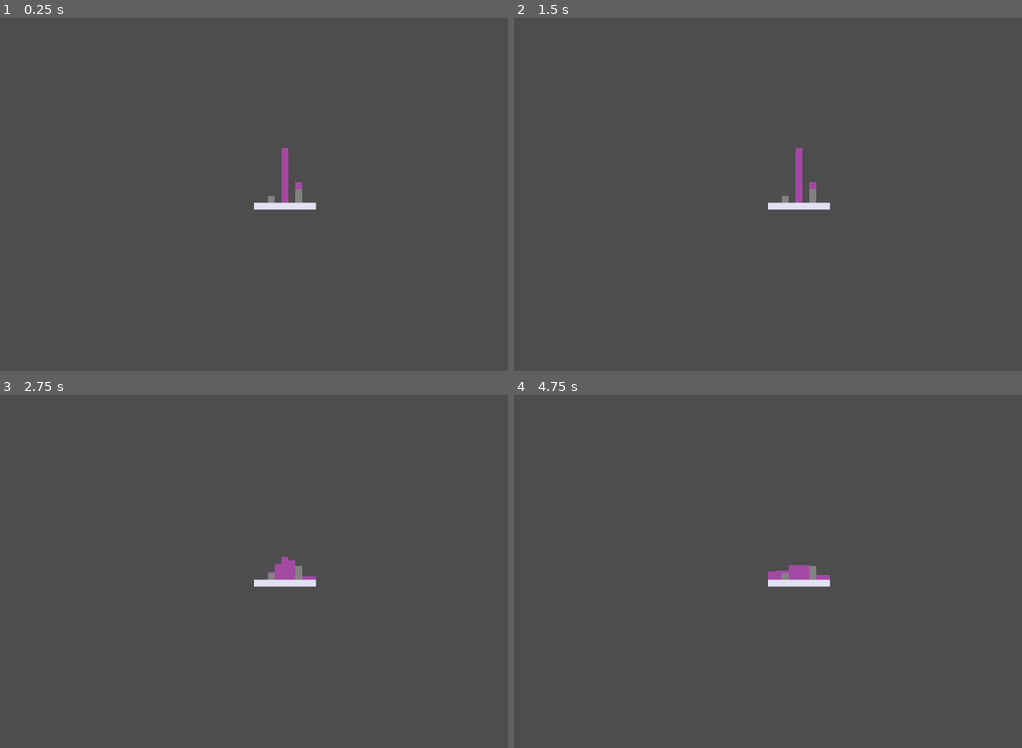
Above: before the commit, frames 1-4 (two rows, left to right).
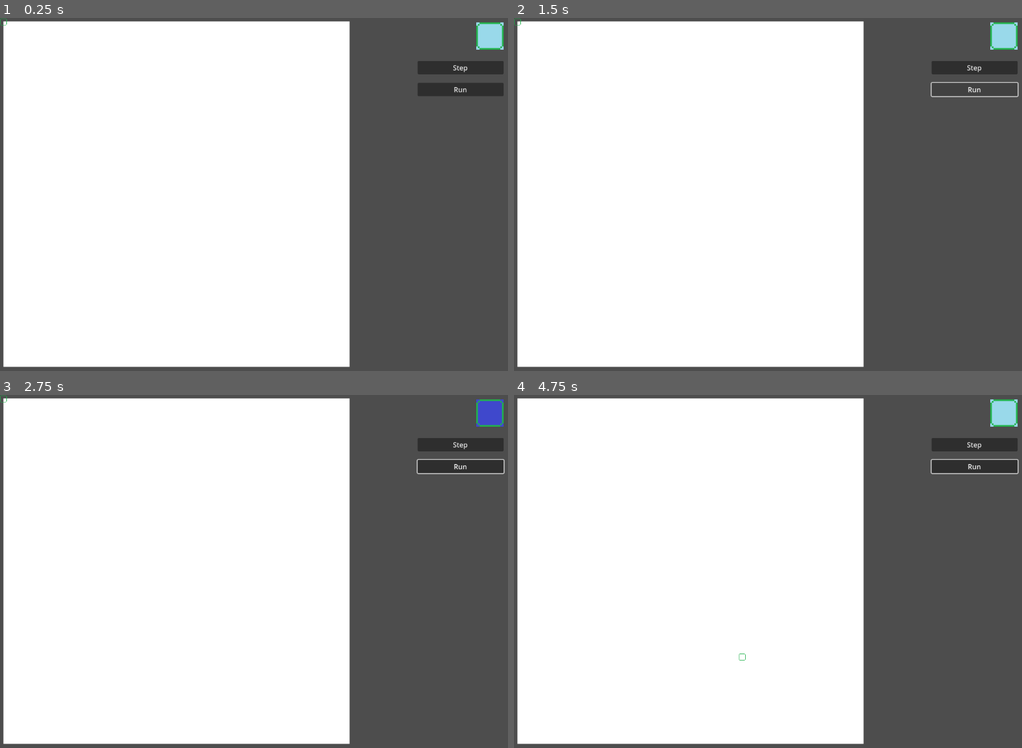
Above: after the commit, the same moments.

Repository: lycilph/GodotCreeper
Game: Godot game, scene res://CellularAutomata/cellular_automata_main.tscn
Two runs of this game, one before a commit and one after it. Both use one fixed random seed, a clock stepped at 60 frames per second and the inputs below. Before the commit the project starts from res://2D simulation/2d_simulation.tscn.
Inputs (mouse positions are in pixels of both pictures, inside the frame that each line leads up to):
- Up to frame 1 (0.25 s): no input
- Up to frame 2 (1.5 s): click (976, 67) at 0.5 s, where only the run after the commit has a clickable "Step"; click (976, 88) at 1.25 s, where only the run after the commit has a clickable "Run"
- Up to frame 3 (2.75 s): tap Enter (ui_accept) at 2, 2.27 s; move the mouse to (365, 560) at 2.02 s; hold Right (ui_right) from 2.03 s (still down); hold 1 (block_1, bound only after the commit) from 2.03 s (still down); click (365, 560) at 2.17 s; tap 2 (block_2, bound only after the commit) at 2.3 s
- Up to frame 4 (4.75 s): tap Enter (ui_accept) at 2.75, 3.02, 3.5, 4.25, 4.52 s; move the mouse to (666, 599) at 2.77 s; release Right (ui_right) at 2.78 s; release 1 (block_1, bound only after the commit) at 2.78 s; tap 2 (block_2, bound only after the commit) at 2.85 s; click (666, 599) at 2.92 s; tap 3 (block_3, bound only after the commit) at 3.05 s; move the mouse to (818, 497) at 3.52 s; hold 3 (block_3, bound only after the commit) 3.53-4.28 s; hold Right (ui_right) from 3.53 s (still down); click (818, 497) at 3.67 s; tap 4 (block_4, bound only after the commit) at 3.8, 4.35 s; move the mouse to (742, 652) at 4.27 s; click (742, 652) at 4.42 s; tap 1 (block_1, bound only after the commit) at 4.55 s

The runs differ from the first frame. In frame 1, 69% of the frame differs, in the area x 0-100%, y 0-99%; in frame 2, 68%; in frame 3, 69%; in frame 4, 69%.
Error after the commit: Parse Error: Too many arguments for "new()" call. Expected at most 0 but received 1. (res://CellularAutomata/grid.gd:29)

Commit message:
Cellular automata test

Diff:
--- /dev/null
+++ b/CellularAutomata/cell.gd
@@ -0,0 +1,20 @@
+class_name Cell
+
+var sprite : Sprite2D
+
+var liquid : float = 0.0
+
+# Neighbors
+var up : Cell
+var right : Cell
+var down : Cell
+var left : Cell
+
+func _init(s : Sprite2D):
+	sprite = s
+
+func update():
+	if (liquid > 0):
+		sprite.frame = 0
+	else:
+		sprite.frame = 3
--- /dev/null
+++ b/CellularAutomata/cellular_automata.gd
@@ -0,0 +1,15 @@
+class_name CellularAutomata
+
+var grid : Grid
+
+func _init(g : Grid):
+	grid = g
+
+func step():
+	for y in grid.height:
+		for x in grid.width:
+			var cell = grid.get_cell(x,y)
+			if (cell.down != null and cell.liquid > 0):
+				cell.down.liquid = cell.liquid
+				cell.liquid = 0
+	grid.update()
--- /dev/null
+++ b/CellularAutomata/cellular_automata_main.gd
@@ -0,0 +1,44 @@
+extends Node2D
+
+@export var node : Node2D
+@export var selection_sprite : Sprite2D
+@export var block_sprite : Sprite2D
+
+var automata : CellularAutomata
+var grid : Grid
+var width = 50
+var height = 50
+var tile = 16
+var boundary = 10
+
+func _ready():
+	grid = Grid.new(width,height,tile,boundary)
+	grid.add_sprites(node)
+
+	automata = CellularAutomata.new(grid)
+
+	selection_sprite.position = Vector2i(boundary,boundary)
+
+func _process(_delta):
+	if (Input.is_mouse_button_pressed(MOUSE_BUTTON_LEFT)):
+		var pos = get_global_mouse_position()
+		var x = floori(pos.x - boundary) / tile
+		var y = floori(pos.y - boundary) / tile
+		if (x >= 0 and x < width and y >= 0 and y < height):
+			selection_sprite.position = Vector2i(x*tile+boundary,y*tile+boundary)
+			grid.set_cell(x,y,block_sprite.frame)
+
+func _unhandled_input(event):
+	if (event.is_action_pressed("ui_cancel")):
+		get_tree().quit()
+	elif (event.is_action_pressed("block_1")):
+		block_sprite.frame = 0
+	elif (event.is_action_pressed("block_2")):
+		block_sprite.frame = 1
+	elif (event.is_action_pressed("block_3")):
+		block_sprite.frame = 2
+	elif (event.is_action_pressed("block_4")):
+		block_sprite.frame = 3
+
+func _on_step_button_pressed():
+	automata.step()
--- /dev/null
+++ b/CellularAutomata/cellular_automata_main.tscn
@@ -0,0 +1,66 @@
+[gd_scene load_steps=4 format=3 uid="uid://bfhb7rud1yrup"]
+
+[ext_resource type="Script" path="res://CellularAutomata/cellular_automata_main.gd" id="1_y4y4n"]
+[ext_resource type="Texture2D" uid="uid://cl61lmw6fnuho" path="res://Art/selection.png" id="2_owdxw"]
+[ext_resource type="Texture2D" uid="uid://ce80513ychxik" path="res://Art/ca_sprite.png" id="3_fi05n"]
+
+[node name="CellularAutomataMain" type="Node2D" node_paths=PackedStringArray("node", "selection_sprite", "block_sprite")]
+script = ExtResource("1_y4y4n")
+node = NodePath("Node2D")
+selection_sprite = NodePath("SelectionSprite")
+block_sprite = NodePath("SelectionBlock/BlockSprite")
+
+[node name="ColorRect" type="ColorRect" parent="."]
+offset_left = 8.0
+offset_top = 8.0
+offset_right = 812.0
+offset_bottom = 812.0
+mouse_filter = 2
+
+[node name="Node2D" type="Node2D" parent="."]
+
+[node name="SelectionSprite" type="Sprite2D" parent="."]
+position = Vector2(0, 1)
+texture = ExtResource("2_owdxw")
+centered = false
+
+[node name="SelectionBlock" type="Node2D" parent="."]
+position = Vector2(1106, 10)
+
+[node name="BlockSprite" type="Sprite2D" parent="SelectionBlock"]
+scale = Vector2(4, 4)
+texture = ExtResource("3_fi05n")
+centered = false
+hframes = 4
+
+[node name="Sprite2D" type="Sprite2D" parent="SelectionBlock"]
+scale = Vector2(4, 4)
+texture = ExtResource("2_owdxw")
+centered = false
+
+[node name="CanvasLayer" type="CanvasLayer" parent="."]
+
+[node name="MarginContainer" type="MarginContainer" parent="CanvasLayer"]
+anchors_preset = 1
+anchor_left = 1.0
+anchor_right = 1.0
+offset_left = -40.0
+offset_bottom = 80.0
+grow_horizontal = 0
+theme_override_constants/margin_top = 100
+theme_override_constants/margin_right = 10
+
+[node name="VBoxContainer" type="VBoxContainer" parent="CanvasLayer/MarginContainer"]
+custom_minimum_size = Vector2(200, 0)
+layout_mode = 2
+theme_override_constants/separation = 20
+
+[node name="StepButton" type="Button" parent="CanvasLayer/MarginContainer/VBoxContainer"]
+layout_mode = 2
+text = "Step"
+
+[node name="RunButton" type="Button" parent="CanvasLayer/MarginContainer/VBoxContainer"]
+layout_mode = 2
+text = "Run"
+
+[connection signal="pressed" from="CanvasLayer/MarginContainer/VBoxContainer/StepButton" to="." method="_on_step_button_pressed"]
--- /dev/null
+++ b/CellularAutomata/grid.gd
@@ -0,0 +1,86 @@
+class_name Grid
+
+var cells : Array
+var width
+var height
+var tile
+var boundary
+
+func _init(w : int, h : int, t : int, b : int):
+	width = w
+	height = h
+	tile = t
+	boundary = b
+
+	create_cells()
+	set_neighbors()
+
+func create_cells():
+	var img = load("res://Art/ca_sprite.png")
+	cells.resize(width*height)
+	for y in height:
+		for x in width:
+			var sprite = Sprite2D.new()
+			sprite.texture = img
+			sprite.hframes = 4
+			sprite.frame = 3
+			sprite.centered = false
+			sprite.position = Vector2i(x*tile+boundary,y*tile+boundary)
+			var cell = Cell.new(sprite)
+			cells[y*width+x] = cell
+
+func set_neighbors():
+	# Center
+	for y in range(1,height-1):
+		for x in range(1,width-1):
+			get_cell(x,y).up = get_cell(x,y-1)
+			get_cell(x,y).down = get_cell(x,y+1)
+			get_cell(x,y).left = get_cell(x-1,y)
+			get_cell(x,y).right = get_cell(x+1,y)
+	# Top
+	for x in range(1,width-1):
+		get_cell(x,0).down = get_cell(x,1)
+		get_cell(x,0).left = get_cell(x-1,0)
+		get_cell(x,0).right = get_cell(x+1,0)
+	# Bottom
+	for x in range(1,width-1):
+		get_cell(x,height-1).up = get_cell(x,height-2)
+		get_cell(x,height-1).left = get_cell(x-1,height-1)
+		get_cell(x,height-1).right = get_cell(x+1,height-1)
+	# Left
+	for y in range(1,height-1):
+		get_cell(0,y).up = get_cell(0,y-1)
+		get_cell(0,y).down = get_cell(0,y+1)
+		get_cell(0,y).right = get_cell(1,y)
+	# Right
+	for y in range(1,height-1):
+		get_cell(width-1,y).up = get_cell(width-1,y-1)
+		get_cell(width-1,y).down = get_cell(width-1,y+1)
+		get_cell(width-1,y).left = get_cell(width-2,y)
+	# Top-Left
+	get_cell(0,0).down = get_cell(0,1)
+	get_cell(0,0).right = get_cell(1,0)
+	# Top-right
+	get_cell(width-1,0).down = get_cell(width-1,1)
+	get_cell(width-1,0).left = get_cell(width-2,0)
+	# Bottom-Left
+	get_cell(0,height-1).up = get_cell(0,height-2)
+	get_cell(0,height-1).right = get_cell(1,height-1)
+	# Bottom-right
+	get_cell(width-1,height-1).up = get_cell(width-1,height-2)
+	get_cell(width-1,height-1).left = get_cell(width-2,height-2)
+
+func add_sprites(node : Node):
+	for i in cells.size():
+		node.add_child(cells[i].sprite)
+
+func update():
+	for c in cells:
+		c.update()
+
+func set_cell(x : int, y : int, frame : int):
+	get_cell(x,y).sprite.frame = frame
+	get_cell(x,y).liquid = 1.0
+
+func get_cell(x : int, y : int):
+	return cells[y*width+x]
--- a/project.godot
+++ b/project.godot
@@ -11,15 +11,54 @@
 [application]
 
 config/name="Godot Creeper"
-run/main_scene="res://2D simulation/2d_simulation.tscn"
+run/main_scene="res://CellularAutomata/cellular_automata_main.tscn"
 config/features=PackedStringArray("4.0", "Mobile")
 config/icon="res://icon.svg"
+
+[debug]
+
+gdscript/warnings/integer_division=0
 
 [display]
 
 window/size/viewport_width=1180
 window/size/viewport_height=860
+window/size/resizable=false
+
+[input]
+
+block_1={
+"deadzone": 0.5,
+"events": [Object(InputEventKey,"resource_local_to_scene":false,"resource_name":"","device":-1,"window_id":0,"alt_pressed":false,"shift_pressed":false,"ctrl_pressed":false,"meta_pressed":false,"pressed":false,"keycode":0,"physical_keycode":49,"key_label":0,"unicode":49,"echo":false,"script":null)
+]
+}
+block_2={
+"deadzone": 0.5,
+"events": [Object(InputEventKey,"resource_local_to_scene":false,"resource_name":"","device":-1,"window_id":0,"alt_pressed":false,"shift_pressed":false,"ctrl_pressed":false,"meta_pressed":false,"pressed":false,"keycode":0,"physical_keycode":50,"key_label":0,"unicode":50,"echo":false,"script":null)
+]
+}
+block_3={
+"deadzone": 0.5,
+"events": [Object(InputEventKey,"resource_local_to_scene":false,"resource_name":"","device":-1,"window_id":0,"alt_pressed":false,"shift_pressed":false,"ctrl_pressed":false,"meta_pressed":false,"pressed":false,"keycode":0,"physical_keycode":51,"key_label":0,"unicode":51,"echo":false,"script":null)
+]
+}
+block_4={
+"deadzone": 0.5,
+"events": [Object(InputEventKey,"resource_local_to_scene":false,"resource_name":"","device":-1,"window_id":0,"alt_pressed":false,"shift_pressed":false,"ctrl_pressed":false,"meta_pressed":false,"pressed":false,"keycode":0,"physical_keycode":52,"key_label":0,"unicode":52,"echo":false,"script":null)
+]
+}
+step={
+"deadzone": 0.5,
+"events": [Object(InputEventKey,"resource_local_to_scene":false,"resource_name":"","device":-1,"window_id":0,"alt_pressed":false,"shift_pressed":false,"ctrl_pressed":false,"meta_pressed":false,"pressed":false,"keycode":0,"physical_keycode":83,"key_label":0,"unicode":115,"echo":false,"script":null)
+]
+}
+run={
+"deadzone": 0.5,
+"events": [Object(InputEventKey,"resource_local_to_scene":false,"resource_name":"","device":-1,"window_id":0,"alt_pressed":false,"shift_pressed":false,"ctrl_pressed":false,"meta_pressed":false,"pressed":false,"keycode":0,"physical_keycode":82,"key_label":0,"unicode":114,"echo":false,"script":null)
+]
+}
 
 [rendering]
 
 renderer/rendering_method="mobile"
+textures/canvas_textures/default_texture_filter=0
Binary file added: Art/ca_sprite.png
Not shown, added: Art/ca_sprite.png.import
Not shown, added: Excel/ca simulation.xlsx
